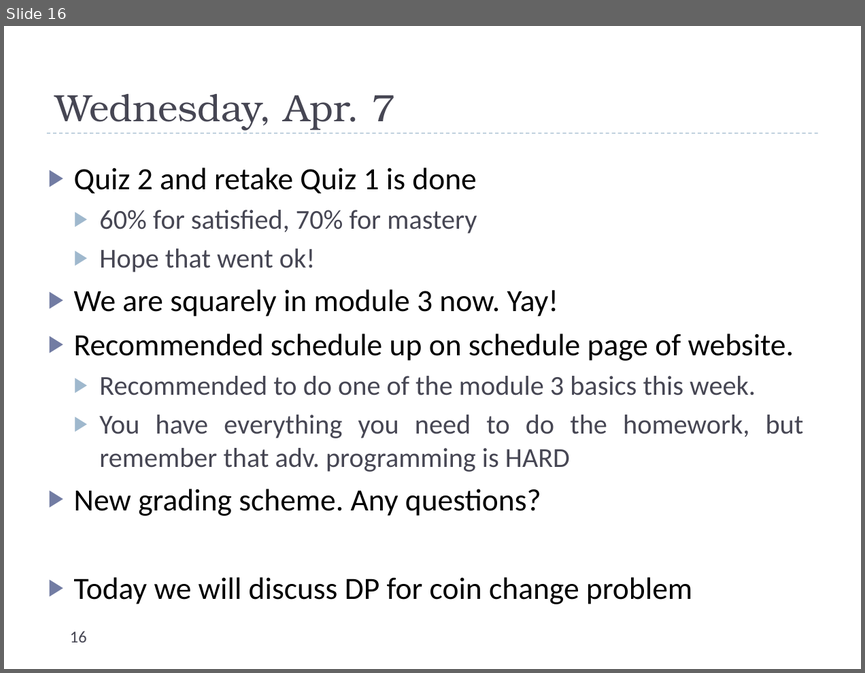
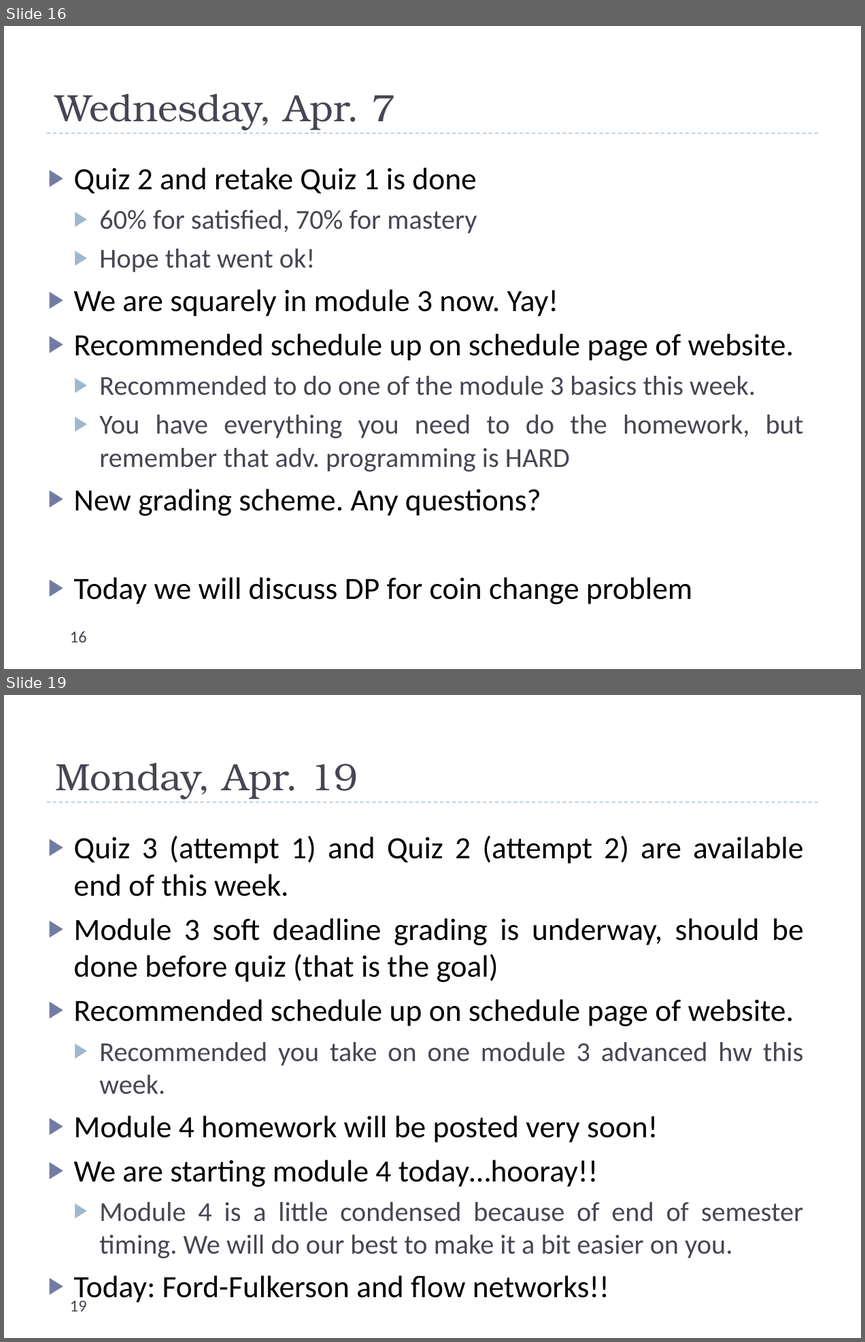
Before and after one commit to uva-cs/cs4102-f21, a slide deck: slides/dailyannouncements_mf.pptx. Shown one above the other, each under a label of ours: slide 16 before the commit, slides 16 and 19 after it; the slides between them are not shown. The pictures are 865x673 and 865x1342 pixels, drawn with LibreOffice and Linux fonts; fonts in the diff are those of the drawing. Boxes give left, top, right and bottom in pixels: in the first picture for what was removed or moved away, otherwise in the second. Text is boxed around its words. In the diff, an @@ line names an element or a change of style, - is before the commit and + after.

Commit message:
slides and module 4 hw

```diff
--- a/slides/dailyannouncements_mf.pptx
+++ b/slides/dailyannouncements_mf.pptx
@@ slide 19 added at (4,695,861,1338), background #FFFFFF; not listed: 1 template element that a slide beside it also shows @@
@@ title added at (55,763,357,799), 32 pt, text #464653 @@
+Monday, Apr. 19
@@ text added at (74,836,804,1304), 26 pt, text #000000 @@
+▶ Quiz 3 (attempt 1) and Quiz 2 (attempt 2) are available end of this week.
+▶ Module 3 soft deadline grading is underway, should be done before quiz (that is the goal)
+▶ Recommended schedule up on schedule page of website.
+  ▶ Recommended you take on one module 3 advanced hw this week.
+▶ Module 4 homework will be posted very soon!
+▶ We are starting module 4 today…hooray!!
+  ▶ Module 4 is a little condensed because of end of semester timing. We will do our best to make it a bit easier on you.
+▶ Today: Ford-Fulkerson and flow networks!!
@@ page number added at (70,1300,87,1311), 14 pt, text #464653 @@
+19
```
Also in this commit, not shown: 2 other slides added, 7 other files.
